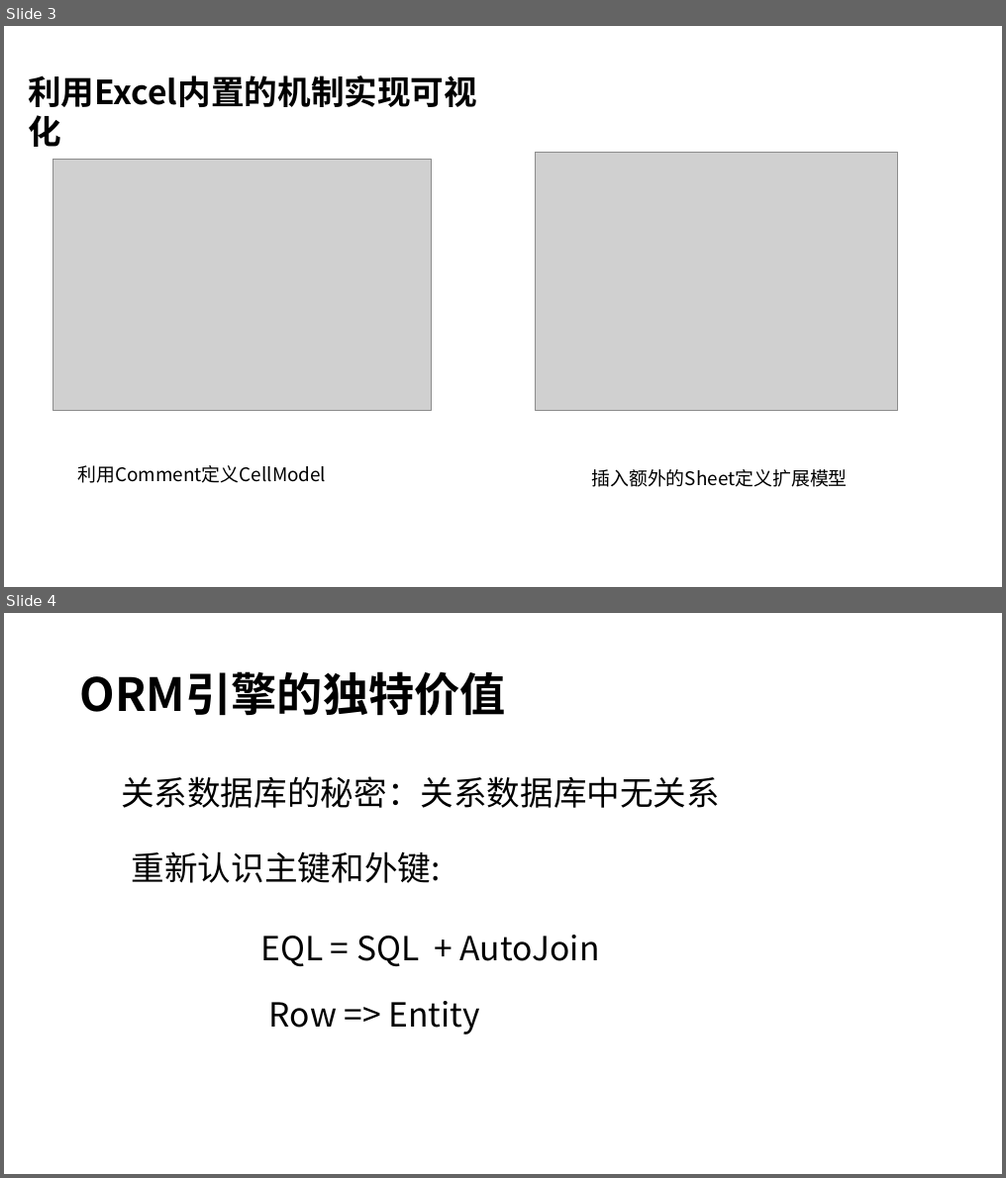
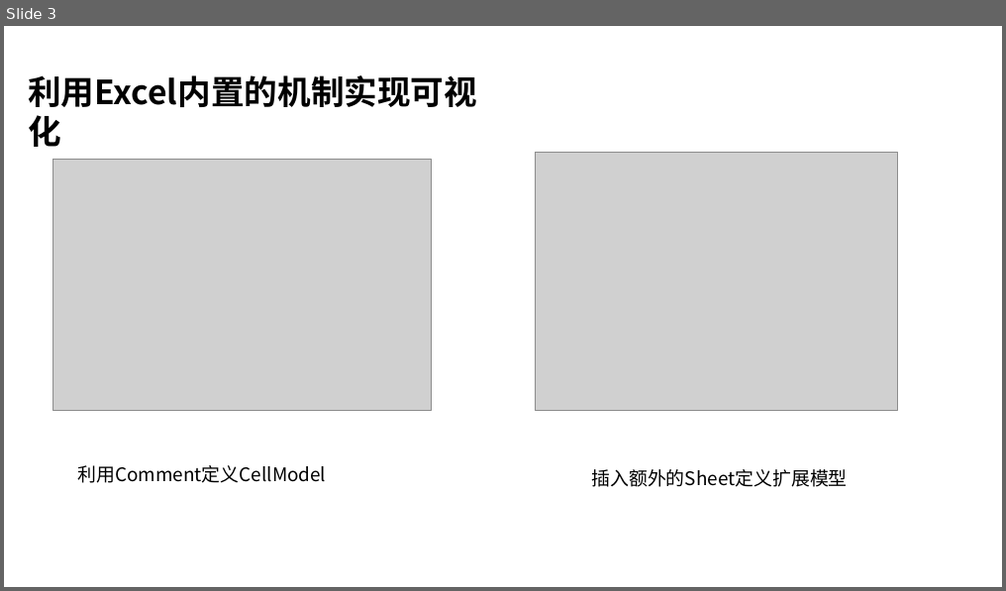
Before and after one commit to entropy-cloud/nop-entropy, a slide deck: docs/ppt/nop-report.pptx. Shown one above the other, each under a label of ours: slides 3 and 4 before the commit, slide 3 after it. The pictures are 1006x1178 and 1006x591 pixels, drawn with LibreOffice and Linux fonts; fonts in the diff are those of the drawing; grey boxes stand for pictures. Boxes give left, top, right and bottom in pixels: in the first picture for what was removed or moved away, otherwise in the second. Text is boxed around its words. In the diff, an @@ line names an element or a change of style, - is before the commit and + after.

Commit message:
增加报表引擎源码分析文档

```diff
--- a/docs/ppt/nop-report.pptx
+++ b/docs/ppt/nop-report.pptx
@@ slide 4 removed at bbox=[4, 613, 1002, 1174], background #FFFFFF @@
@@ title removed at bbox=[80, 671, 506, 716] @@
-ORM引擎的独特价值
@@ text removed at bbox=[121, 776, 720, 808] @@
-关系数据库的秘密：关系数据库中无关系
@@ text removed at bbox=[132, 852, 441, 883] @@
-重新认识主键和外键:
@@ text removed at bbox=[260, 935, 599, 966] @@
-EQL = SQL + AutoJoin
@@ text removed at bbox=[269, 1001, 479, 1035] @@
-Row => Entity
```
Also in this commit, not shown: 6 slides added, 5 other slides removed, 5 other files.
